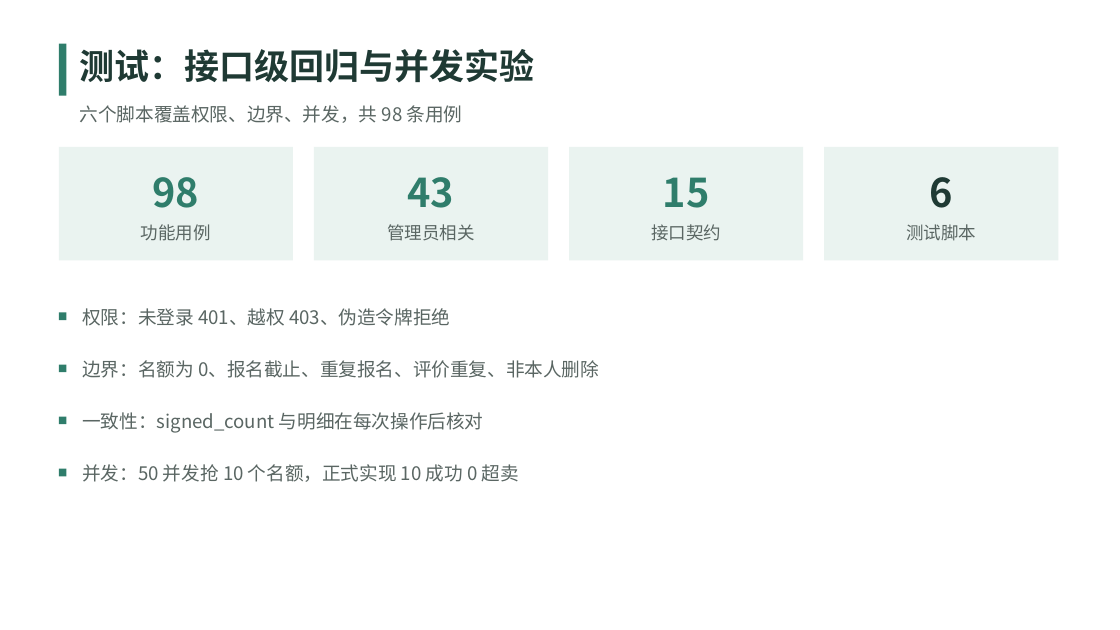
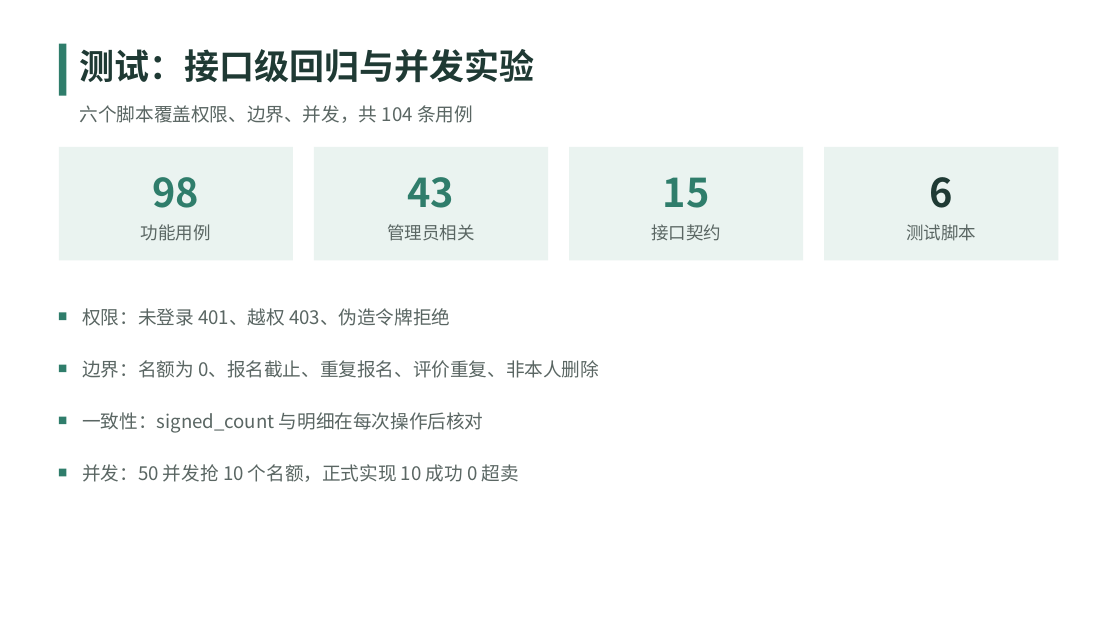
Before and after one commit to tkRRRRRR/Campus-Event-Management-System, a slide deck: slide 14 of doc/答辩PPT.pptx. Drawn at 1120x630 pixels with LibreOffice and Linux fonts; fonts in the diff are those of the drawing. Boxes give left, top, right and bottom in pixels: in the first picture for what was removed or moved away, otherwise in the second. Text is boxed around its words. In the diff, an @@ line names an element or a change of style, - is before the commit and + after.

```diff
--- a/doc/答辩PPT.pptx
+++ b/doc/答辩PPT.pptx
@@ text at (x1=80, y1=105, x2=473, y2=123): text changed @@
-六个脚本覆盖权限、边界、并发，共 98 条用例
+六个脚本覆盖权限、边界、并发，共 104 条用例
```
Also in this commit, not shown: 1 other slide changed, 39 other files.
